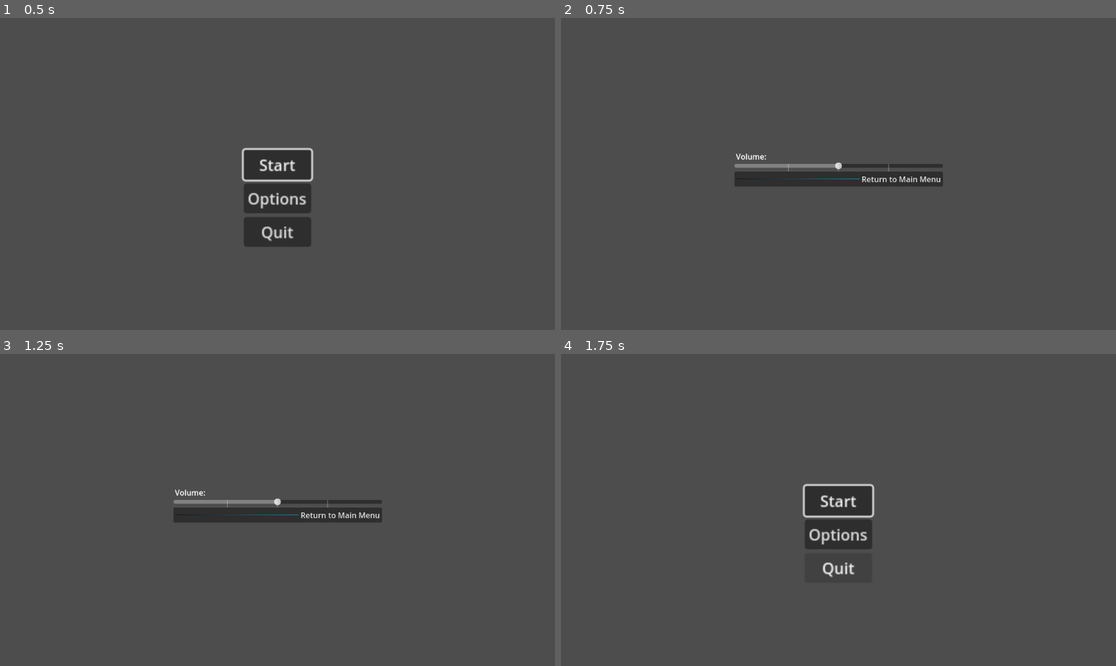
Above: before the commit, frames 1-4 (two rows, left to right).
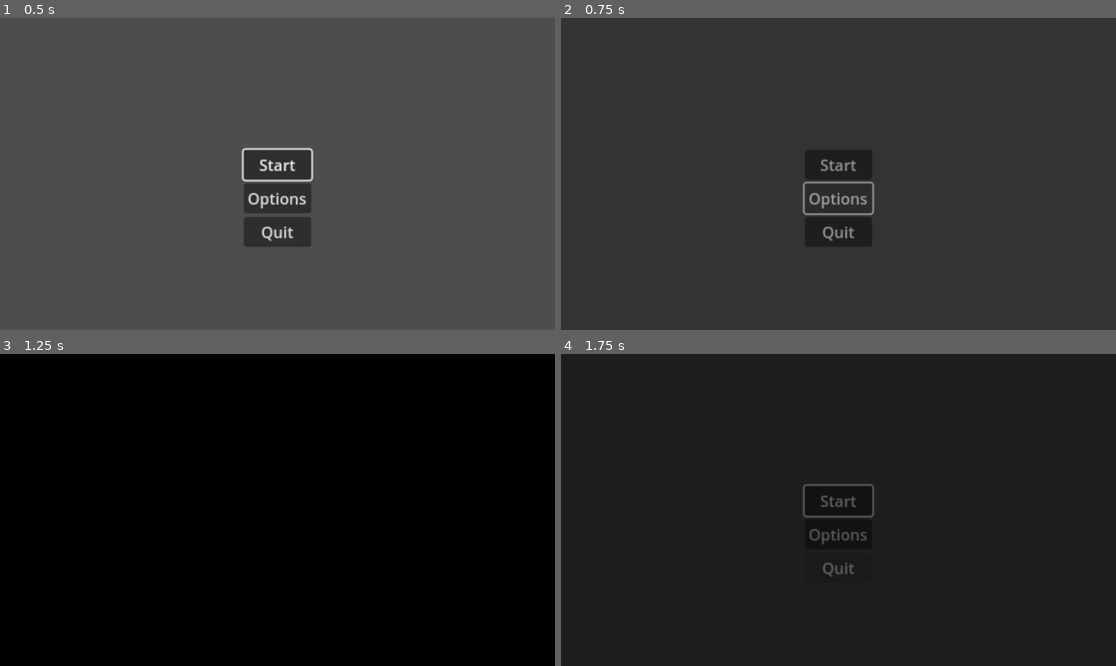
Above: after the commit, the same moments.

Repository: Torquelus/Ludum-Dare-53
Game: Godot game, scene res://scenes/main_menu.tscn
Two runs of this game, one before a commit and one after it. Both use one fixed random seed, a clock stepped at 60 frames per second and the inputs below. This scene is started directly instead of the project's main scene.
Inputs:
- Up to frame 1 (0.5 s): no input
- Up to frame 2 (0.75 s): click "Options" at 0.5 s
- Up to frame 3 (1.25 s): no input
- Up to frame 4 (1.75 s): click "Return to Main Menu" at 1.25 s

Frame 1 is identical in both runs. In frame 2, 98% of the frame differs, in the area x 0-100%, y 0-100%; in frame 3, 100%; in frame 4, 100%.
Error before the commit: Invalid access to property or key 'GlobalVolume' on a base object of type 'null instance'. (res://scripts/main_options.gd:8)

Commit message:
Added Scene Transitions
Added new scene transitions, they can be used by any scene with: SceneTransition.change_scene("SCENE_NAME_HERE.tscn")

Diff:
--- a/project.godot
+++ b/project.godot
@@ -14,6 +14,12 @@
 run/main_scene="res://scenes/taniyaTest.tscn"
 config/features=PackedStringArray("4.0", "Forward Plus")
 config/icon="res://icon.svg"
+<<<<<<<HEADrun/main_scene="res://scenes/main_menu.tscn"
+
+[autoload]
+
+Volume="*res://scripts/Volume.gd"
+SceneTransition="*res://scenes/scene_transition.tscn"
 
 [input]
 
--- /dev/null
+++ b/scenes/scene_transition.tscn
@@ -0,0 +1,127 @@
+[gd_scene load_steps=6 format=3 uid="uid://edriknufk6bp"]
+
+[ext_resource type="Script" path="res://scripts/scene_transition.gd" id="1_i1mrb"]
+
+[sub_resource type="Animation" id="Animation_xrvpt"]
+resource_name = "RESET"
+tracks/0/type = "value"
+tracks/0/imported = false
+tracks/0/enabled = true
+tracks/0/path = NodePath("dissolve_rect:modulate")
+tracks/0/interp = 1
+tracks/0/loop_wrap = true
+tracks/0/keys = {
+"times": PackedFloat32Array(0),
+"transitions": PackedFloat32Array(1),
+"update": 0,
+"values": [Color(1, 1, 1, 0)]
+}
+tracks/1/type = "value"
+tracks/1/imported = false
+tracks/1/enabled = true
+tracks/1/path = NodePath("dissolve_rect/Label:modulate")
+tracks/1/interp = 1
+tracks/1/loop_wrap = true
+tracks/1/keys = {
+"times": PackedFloat32Array(0),
+"transitions": PackedFloat32Array(1),
+"update": 0,
+"values": [Color(1, 1, 1, 1)]
+}
+
+[sub_resource type="Animation" id="Animation_ceolr"]
+resource_name = "Dissolve"
+length = 2.5
+tracks/0/type = "value"
+tracks/0/imported = false
+tracks/0/enabled = true
+tracks/0/path = NodePath("dissolve_rect:modulate")
+tracks/0/interp = 1
+tracks/0/loop_wrap = true
+tracks/0/keys = {
+"times": PackedFloat32Array(0, 1),
+"transitions": PackedFloat32Array(1.62451, 1),
+"update": 0,
+"values": [Color(1, 1, 1, 0), Color(0.764706, 0.65098, 0.305882, 1)]
+}
+tracks/1/type = "value"
+tracks/1/imported = false
+tracks/1/enabled = true
+tracks/1/path = NodePath("dissolve_rect/Label:modulate")
+tracks/1/interp = 1
+tracks/1/loop_wrap = true
+tracks/1/keys = {
+"times": PackedFloat32Array(1, 2.3),
+"transitions": PackedFloat32Array(1, 1),
+"update": 0,
+"values": [Color(1, 1, 1, 0), Color(1, 1, 1, 1)]
+}
+
+[sub_resource type="Animation" id="Animation_3onsd"]
+resource_name = "dissolve_fast"
+length = 0.6
+tracks/0/type = "value"
+tracks/0/imported = false
+tracks/0/enabled = true
+tracks/0/path = NodePath("dissolve_rect:modulate")
+tracks/0/interp = 1
+tracks/0/loop_wrap = true
+tracks/0/keys = {
+"times": PackedFloat32Array(0, 0.5),
+"transitions": PackedFloat32Array(1, 3.03143),
+"update": 0,
+"values": [Color(0.764706, 0.65098, 0.305882, 0), Color(0.764706, 0.65098, 0.305882, 1)]
+}
+tracks/1/type = "value"
+tracks/1/imported = false
+tracks/1/enabled = true
+tracks/1/path = NodePath("dissolve_rect/Label:modulate")
+tracks/1/interp = 1
+tracks/1/loop_wrap = true
+tracks/1/keys = {
+"times": PackedFloat32Array(0),
+"transitions": PackedFloat32Array(1),
+"update": 0,
+"values": [Color(1, 1, 1, 0)]
+}
+
+[sub_resource type="AnimationLibrary" id="AnimationLibrary_2v4ku"]
+_data = {
+"RESET": SubResource("Animation_xrvpt"),
+"dissolve": SubResource("Animation_ceolr"),
+"dissolve_fast": SubResource("Animation_3onsd")
+}
+
+[node name="scene_transition" type="CanvasLayer"]
+script = ExtResource("1_i1mrb")
+
+[node name="dissolve_rect" type="ColorRect" parent="."]
+modulate = Color(1, 1, 1, 0)
+anchors_preset = 15
+anchor_right = 1.0
+anchor_bottom = 1.0
+grow_horizontal = 2
+grow_vertical = 2
+mouse_filter = 2
+color = Color(0, 0, 0, 1)
+
+[node name="Label" type="Label" parent="dissolve_rect"]
+layout_mode = 1
+anchors_preset = 8
+anchor_left = 0.5
+anchor_top = 0.5
+anchor_right = 0.5
+anchor_bottom = 0.5
+offset_left = -76.0
+offset_top = -13.0
+offset_right = 65.0
+offset_bottom = 13.0
+grow_horizontal = 2
+grow_vertical = 2
+scale = Vector2(2, 2)
+text = "Loading..."
+
+[node name="AnimationPlayer" type="AnimationPlayer" parent="."]
+libraries = {
+"": SubResource("AnimationLibrary_2v4ku")
+}
--- a/scripts/main_menu.gd
+++ b/scripts/main_menu.gd
@@ -8,11 +8,12 @@
 	$VBoxContainer/StartButton.grab_focus()
 
 func _on_start_button_pressed():
-	get_tree().change_scene_to_file("res://scenes/3dboxtestscene.tscn")
+	#add fade to black or some transition
+	SceneTransition.change_scene("res://scenes/3dboxtestscene.tscn", "dissolve")
 
 
 func _on_options_button_pressed():
-	get_tree().change_scene_to_file("res://scenes/main_options.tscn")
+	SceneTransition.change_scene("res://scenes/main_options.tscn")
 
 
 func _on_quit_button_pressed():
--- a/scripts/main_options.gd
+++ b/scripts/main_options.gd
@@ -15,7 +15,7 @@
 
 
 func _on_menu_button_pressed():
-	get_tree().change_scene_to_file("res://scenes/main_menu.tscn")
+	SceneTransition.change_scene("res://scenes/main_menu.tscn")
 
 #Updates Volume Global variable
 func _on_h_slider_value_changed(value):
--- /dev/null
+++ b/scripts/scene_transition.gd
@@ -0,0 +1,23 @@
+extends CanvasLayer
+
+
+# Called when the change_scene function is called, which transitions the scene
+func change_scene(target: String, type: String = 'fast_dissolve') -> void:
+	if type == 'dissolve':
+		transition_dissolve(target)
+	else:
+		transition_dissolve_fast(target)
+
+#main menu to Game transition
+func transition_dissolve(target: String) -> void:
+	$AnimationPlayer.play("dissolve")
+	await $AnimationPlayer.animation_finished
+	get_tree().change_scene_to_file(target)
+	$AnimationPlayer.play_backwards('dissolve')
+
+#main menu to options and vice versa
+func transition_dissolve_fast(target: String) -> void:
+	$AnimationPlayer.play("dissolve_fast")
+	await $AnimationPlayer.animation_finished
+	get_tree().change_scene_to_file(target)
+	$AnimationPlayer.play_backwards('dissolve_fast')
